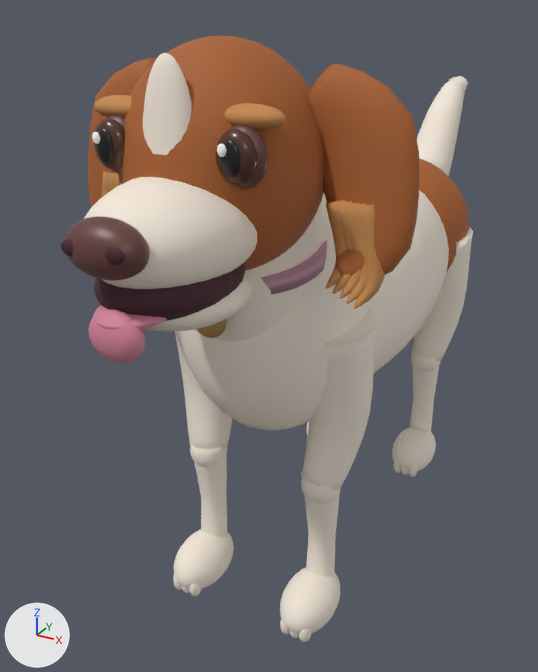
What one commit did to the glTF model models-source/pari.glb.
Rendered twice from a 50 mm lens placed at (0.434, -0.995, 0.805), pointed at (-0.099, -0.026, 0.32). Arrows for +X, +Y and +Z are at lower left; the lights stay in place. The first picture is the older version. Vertices at exactly the same position are counted once.

Names of what the first picture shows: 'Pari_SkinnedMesh'.
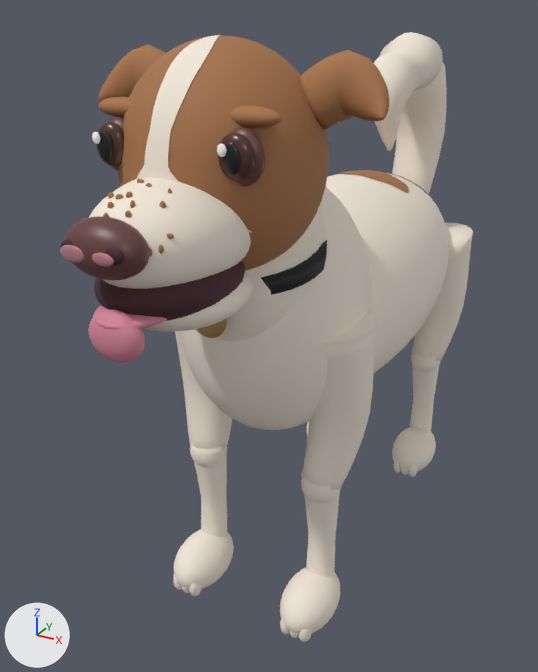
Location of each change, (x1, y1, x2, y2) in pixels of the pictures (538 x 672 px; the box of a moved part takes in the faces that stretch with it):
'Pari_SkinnedMesh', recoloured, reshaped: before (61, 35, 473, 642); after (60, 32, 473, 642)
part 1 of me_pari_geometry, moved or reshaped (not visible before): after (125, 210, 132, 218)
part 2 of me_pari_geometry, added: after (60, 245, 84, 263)
part 3 of me_pari_geometry, added: after (92, 252, 114, 267)
part 4 of me_pari_geometry, added (pale yellow): after (136, 35, 252, 232)
part 5 of me_pari_geometry, added (brown): after (337, 170, 409, 193)
part 6 of me_pari_geometry, added (brown): after (98, 44, 166, 101)
part 7 of me_pari_geometry, added (brown): after (299, 50, 389, 130)
part 8 of me_pari_geometry, deleted: before (102, 171, 384, 309)
part 9 of me_pari_geometry, moved or reshaped: before (84, 53, 420, 289); after (89, 97, 282, 289)
part 10 of me_pari_geometry, reshaped: before (417, 76, 469, 272); after (374, 32, 447, 194)

The change, as a list of edits to the scene's bpy script:
```text
Change mat_pari_brownfur:
    mat_pari_brownfur.base_color: (0.397, 0.117, 0.0252) -> (0.386, 0.171, 0.0666)  # brown #a9602c -> brown #a77349
Change mat_pari_collar:
    mat_pari_collar.base_color: (0.584, 0.314, 0.418) -> (0.0212, 0.0212, 0.0232)  # pink #c998ad -> black #28282a
Add mat_pari_nosepink:
    mat_pari_nosepink = principled_material('Pari_NosePink')
    mat_pari_nosepink.base_color = (0.474, 0.209, 0.242)  # pink #b77e87
    mat_pari_nosepink.roughness = 0.45
Change me_pari_geometry:
    used by ob_pari_skinnedmesh; location = (0.0, 0.0, 0.0)
    remove me_pari_geometry.from_pydata(...)  # 18921 vertices, 37512 faces; spans x -0.211..0.211, y -0.531..0.66, z 0.0..0.78
    add me_pari_geometry.from_pydata(...)  # 21413 vertices, 42190 faces; spans x -0.176..0.176, y -0.533..0.413, z 0.0..0.78
    me_pari_geometry part 1: the loose piece of 72 vertices spanning x 0.028..0.036, y -0.49..-0.484, z 0.601..0.609 is moved by (-0.02, 0.0, 0.033)
    me_pari_geometry part 2: a new loose piece, a UV sphere (20 segments, 12 rings, poles along z) spanning x -0.032..-0.004, y -0.5327..-0.5273, z 0.601..0.617, in mat_pari_nosepink (pink #b77e87)
    me_pari_geometry part 3: a new loose piece, a UV sphere (20 segments, 12 rings, poles along z) spanning x 0.004..0.028, y -0.5325..-0.5275, z 0.603..0.615, in mat_pari_nosepink (pink #b77e87)
    me_pari_geometry part 4: a new loose piece of 1296 vertices spanning x -0.077..0.076, y -0.424..-0.309, z 0.604..0.78, in mat_pari_whitefur (pale yellow #f5eadb)
    me_pari_geometry part 5: a new loose piece of 1025 vertices spanning x -0.044..0.076, y 0.054..0.144, z 0.549..0.576, in mat_pari_brownfur (brown #a77349)
    me_pari_geometry part 6: a new loose piece of 314 vertices spanning x -0.176..-0.071, y -0.301..-0.246, z 0.691..0.768, in mat_pari_brownfur (brown #a77349)
    me_pari_geometry part 7: a new loose piece of 314 vertices spanning x 0.071..0.176, y -0.301..-0.246, z 0.691..0.768, in mat_pari_brownfur (brown #a77349)
    me_pari_geometry part 8: 13 loose pieces with 1136 vertices, spanning x -0.188..0.188, y -0.494..-0.285, z 0.523..0.628, are deleted
    me_pari_geometry part 9: 22 vertices moved within x -0.079..0.076, y -0.471..-0.327, z 0.558..0.705; 5299 vertices removed from x -0.211..0.211, y -0.511..-0.245, z 0.544..0.768; 4200 vertices added at x -0.106..0.106, y -0.511..-0.287, z 0.546..0.723
    me_pari_geometry part 10: 1036 vertices removed from x -0.136..0.136, y 0.107..0.66, z 0.32..0.679; 409 vertices added at x -0.047..0.047, y 0.157..0.413, z 0.445..0.769
    other edits to the shape of me_pari_geometry do not show in these pictures
    remove me_pari_geometry.materials.append(mat_pari_earfur)  # orange #c4894d
    add me_pari_geometry.materials.append(mat_pari_nosepink)  # pink #b77e87
```
